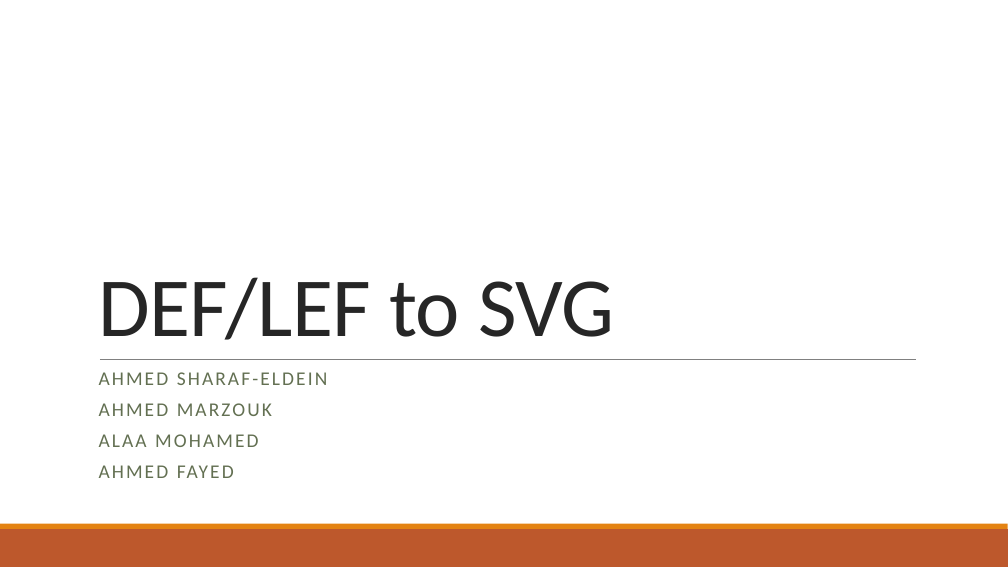
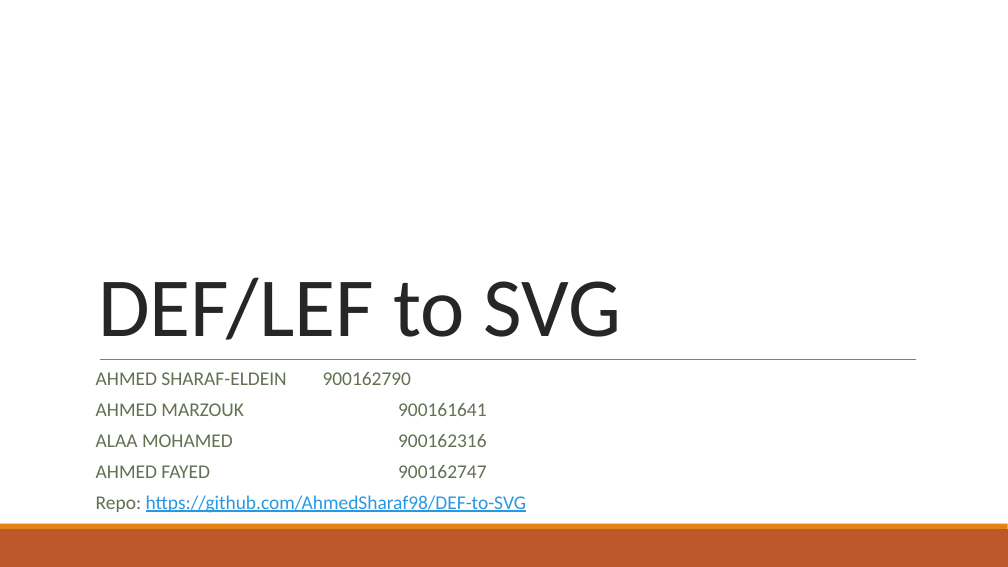
Before and after one commit to AhmedSharaf98/DEF-to-SVG, a slide deck: slide 1 of docs/DEF-LEF to SVG.pptx. Drawn at 1008x567 pixels with LibreOffice and Linux fonts; fonts in the diff are those of the drawing. Boxes give left, top, right and bottom in pixels: in the first picture for what was removed or moved away, otherwise in the second. Text is boxed around its words. In the diff, an @@ line names an element or a change of style, - is before the commit and + after.

Commit message:
ppt updated

```diff
--- a/docs/DEF-LEF to SVG.pptx
+++ b/docs/DEF-LEF to SVG.pptx
@@ title "DEF/LEF to SVG" at <box>98,277,622,340</box>: letter spacing -0.5 to 0 pt @@
@@ subtitle at <box>96,372,526,513</box>: text changed @@
-AHMED SHARAF-ELDEIN
-AHMED MARZOUK
-ALAA MOHAMED
-AHMED FAYED
+AHMED SHARAF-ELDEIN 900162790
+AHMED MARZOUK 900161641
+ALAA MOHAMED 900162316
+AHMED FAYED 900162747
+Repo: https://github.com/AhmedSharaf98/DEF-to-SVG
```
Also in this commit, not shown: 13 other slides changed, 7 slides added, 5 slides removed.
